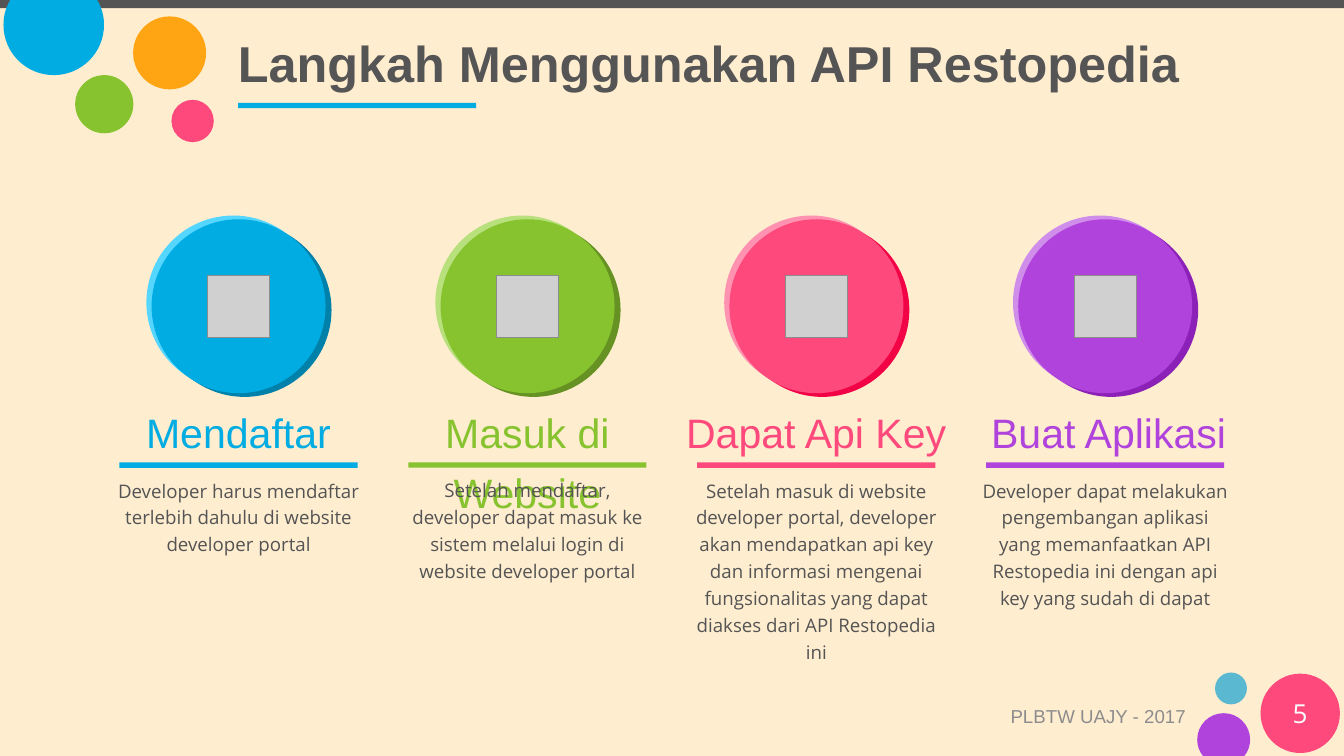
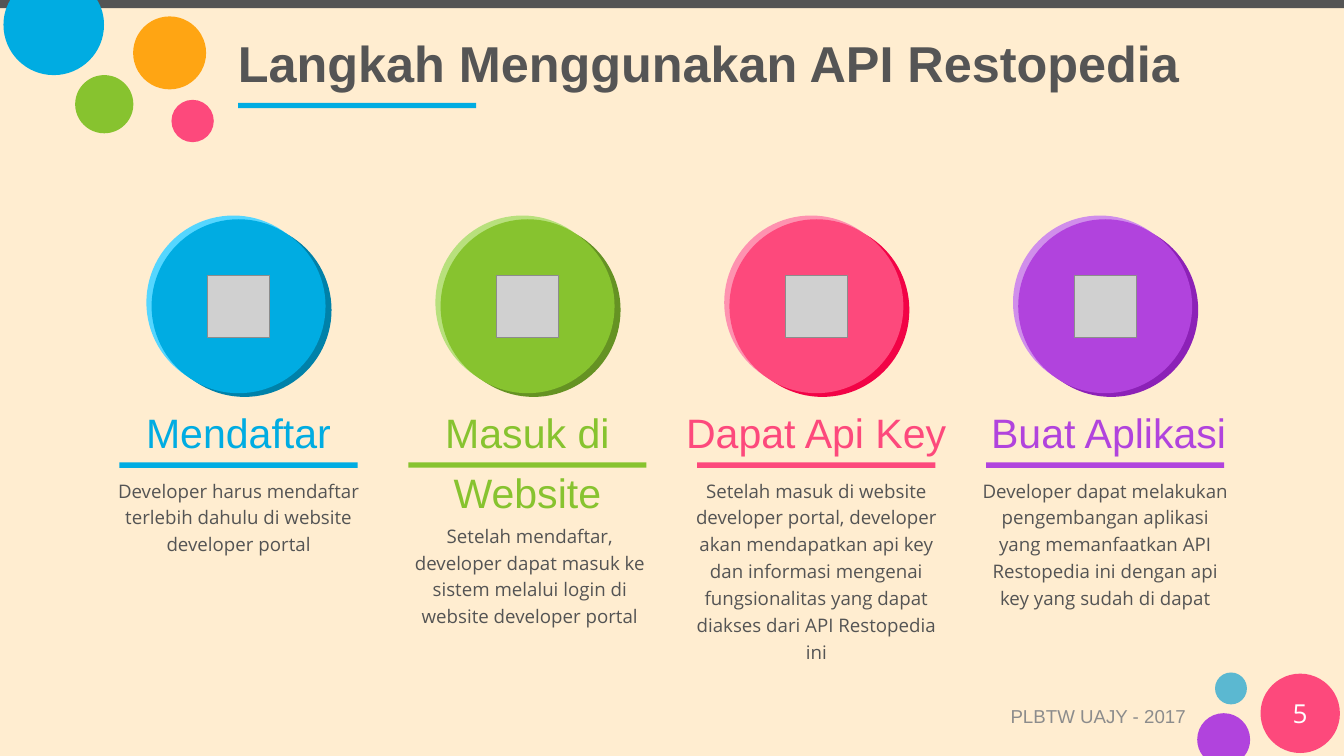
Before and after one commit to diasantoso/plbtw-project, a slide deck: slide 6 of Restopedia.pptx. Drawn at 1344x756 pixels with LibreOffice and Linux fonts; fonts in the diff are those of the drawing; grey boxes stand for pictures. Boxes give left, top, right and bottom in pixels: in the first picture for what was removed or moved away, otherwise in the second. Text is boxed around its words. In the diff, an @@ line names an element or a change of style, - is before the commit and + after.

```diff
--- a/Restopedia.pptx
+++ b/Restopedia.pptx
@@ text "Setelah mendaftar, developer dapat masuk ...": place and size @@
-text "Setelah mendaftar, developer dapat masuk ..." at <box>412,480,642,583</box>
+text "Setelah mendaftar, developer dapat masuk ..." at <box>415,528,645,628</box>
```
Also in this commit, not shown: 3 other files.
